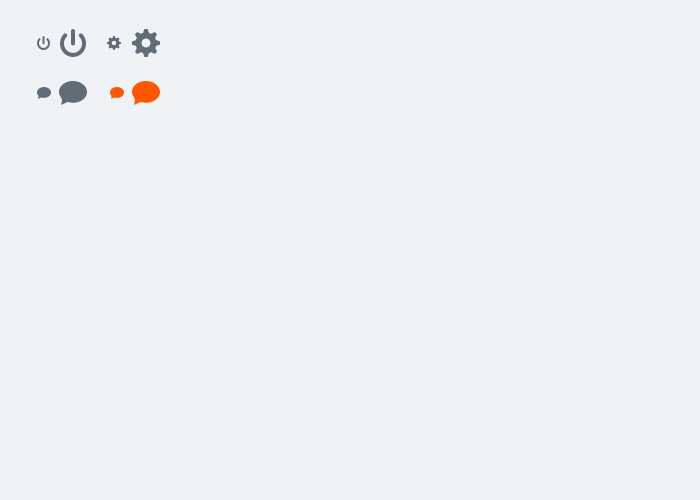
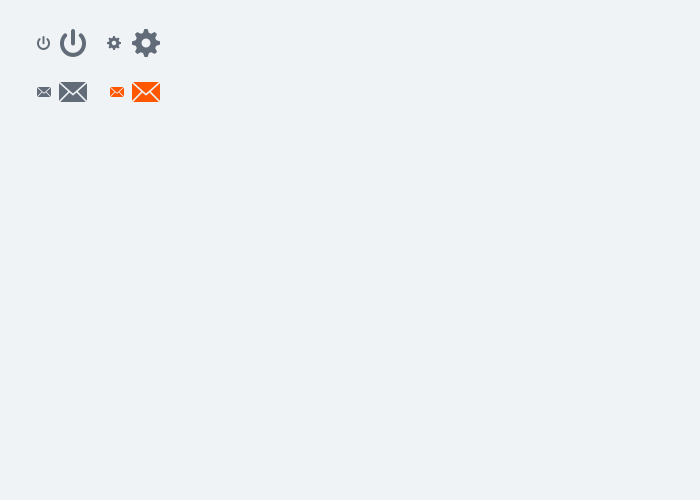
Layers edited between the first and the second 700x500 image:
painted on "Shape" (5th of 8, in "Messages" › "messages.png") over (37, 87, 51, 99)
painted on "Shape" (6th of 8, in "Messages" › "messages@2x.png") over (59, 81, 87, 105)
painted on "Shape" (7th of 8, in "Messages" › "new-messages.png") over (110, 87, 124, 99)
painted on "Shape" (8th of 8, in "Messages" › "new-messages@2x.png") over (132, 81, 160, 105)
